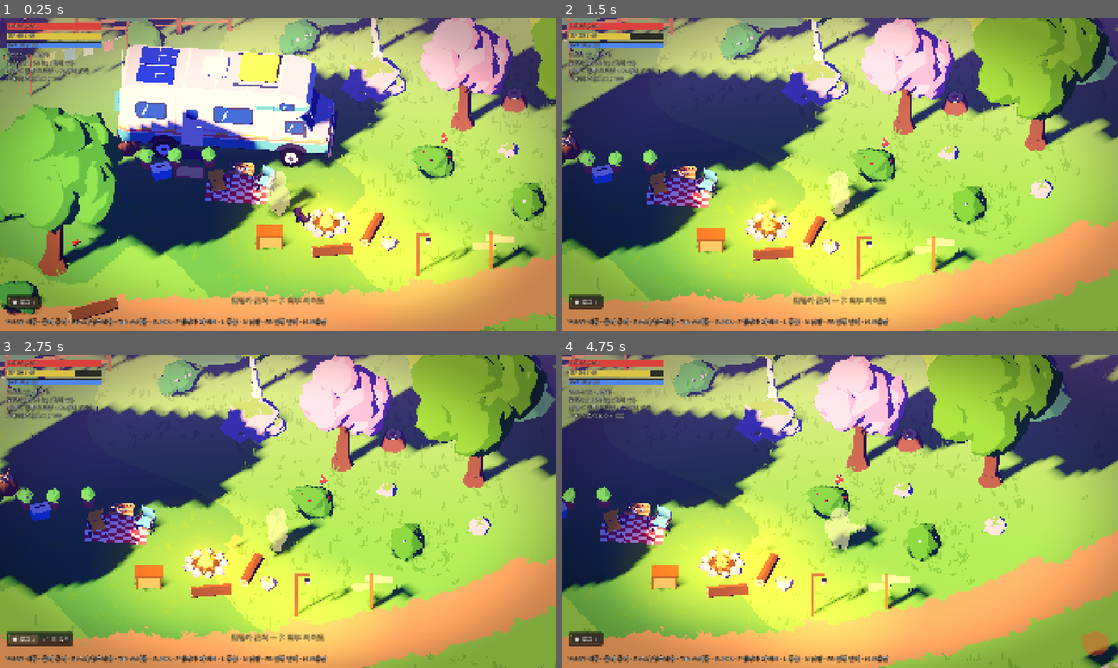
Above: before the commit, frames 1-4 (two rows, left to right).
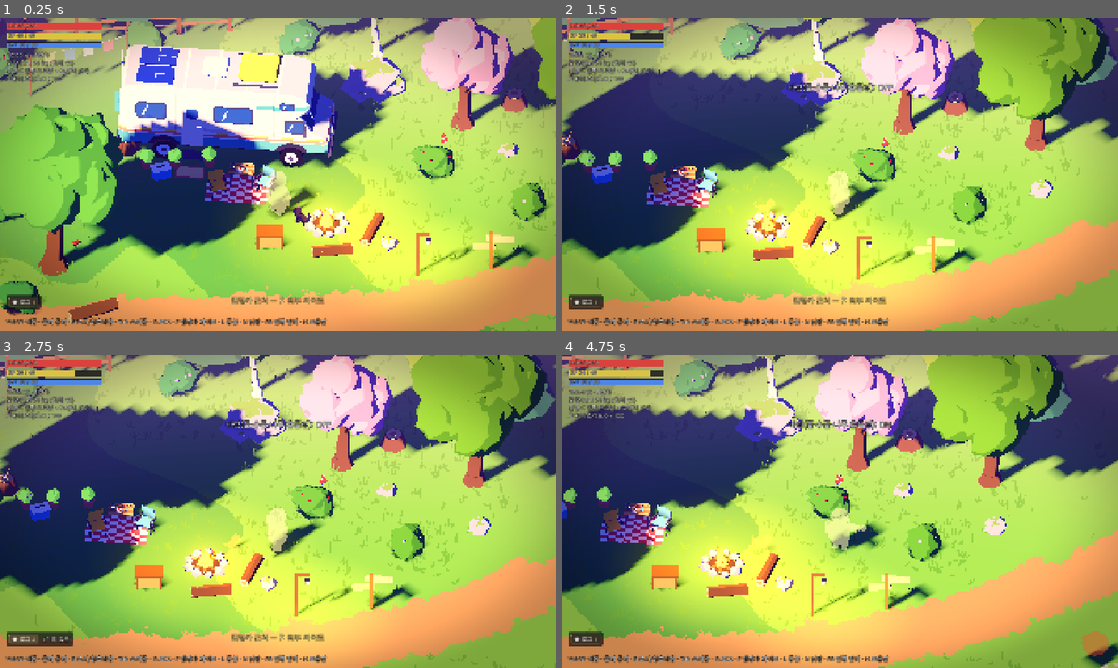
Above: after the commit, the same moments.

Repository: HomilBBANG/rg_Hilling_RPG
Game: Godot game, scene res://scenes/bootstrap.tscn
Two runs of this game, one before a commit and one after it. Both use one fixed random seed, a clock stepped at 60 frames per second and the inputs below.
Inputs (mouse positions are in pixels of both pictures, inside the frame that each line leads up to):
- Up to frame 1 (0.25 s): no input
- Up to frame 2 (1.5 s): move the mouse to (962, 158) at 0.52 s; hold D (move_right) 0.53-1.25 s; hold Shift (run) 0.53-1.25 s; click (962, 158) at 0.67 s; tap B (toggle_wind, bound only after the commit) at 0.8 s; drag from (728, 190) to (812, 237) at 1.27 s
- Up to frame 3 (2.75 s): click "◆ 로그 1" at 2 s
- Up to frame 4 (4.75 s): click "◆ 로그 2" at 2.75 s; click "◆ 로그 3" at 3.5 s; tap Enter at 4.25 s; move the mouse to (895, 442) at 4.27 s; hold D (move_right) from 4.28 s (still down); click (895, 442) at 4.35 s; tap B (toggle_wind, bound only after the commit) at 4.55 s

The runs differ from the first frame. In frame 1, 1.2% of the frame differs, in the area x 0-100%, y 0-96%; in frame 2, 0.4%; in frame 3, 0.4%; in frame 4, 1.8%, in the area x 0-98%, y 0-100%.

Commit message:
Gentle map-wide wind for grass, bushes and tree canopies
Slow gust waves travel across the map in one direction so neighbouring
plants lean together (no per-blade flicker once pixelated). Grass tips,
canopies and bushes sway about 1-1.5 texels; B toggles the wind.
Wind check tour saves raw frames for a flicker comparison.

Co-Authored-By: Claude Opus 5.5 <noreply@anthropic.com>
Claude-Session: https://claude.ai/code/session_01K53dp3QXZsLd6yNF78ES5J

Diff:
--- a/scripts/core/bootstrap.gd
+++ b/scripts/core/bootstrap.gd
@@ -164,6 +164,9 @@
 		_outline_user = not _outline_user
 		_configure_camera()
 		hud.toast("픽셀 외곽선: " + ("ON" if _outline_user else "OFF"))
+	elif event.is_action("toggle_wind"):
+		StylizedMaterials.set_wind(0.0 if StylizedMaterials.wind > 0.5 else 1.0)
+		hud.toast("바람(풀·수풀·나무 흔들림): " + ("ON" if StylizedMaterials.wind > 0.5 else "OFF"))
 	elif event.is_action("toggle_pipeline"):
 		render.toggle_pipeline()
 		hud.toast("파이프라인: " + render.pipeline_name())
@@ -245,6 +248,8 @@
 		_run_walk_tour()
 	elif tour == "p1":
 		_run_p1_tour()
+	elif tour == "wind":
+		_run_wind_check()
 	elif tour == "catfollow":
 		_run_cat_follow_check()
 	elif tour == "p1input":
@@ -1070,3 +1075,25 @@
 	print("[cat] steady walk: offset changes %d, back-and-forth %d (frames 60-175)" % [changes, backsteps])
 	print("[cat] frames %d, walk/sit flips %d, mean |dv| per frame %.3f m/s, final gap %.2f m" % [frames, flips, jerk / speeds.size(), cat.global_position.distance_to(p.global_position)])
 	get_tree().quit()
+
+
+## Wind check: raw low-res frames with the player idle at camp, wind on then off.
+## Run with --fixed-fps 30 so TIME advances evenly.
+func _run_wind_check() -> void:
+	_touring = true
+	hud.set_capture_mode(true, "")
+	Game.clock_running = false
+	Game.minute_of_day = 10.5 * 60.0
+	await wait_for_sprites()
+	# Away from the campfire (its flickering light changes many pixels every frame).
+	_place_player(Vector3(-13.0, 0, 8.5), PI * 0.8)
+	await _frames(10)
+	for mode in [["on", 1.0, 90], ["off", 0.0, 30]]:
+		StylizedMaterials.set_wind(mode[1])
+		for i in mode[2]:
+			await RenderingServer.frame_post_draw
+			render.viewport.get_texture().get_image().save_png(_capture_dir.path_join("%s_%03d.png" % [mode[0], i]))
+	StylizedMaterials.set_wind(1.0)
+	await _frames(2)
+	print("[wind] saved")
+	get_tree().quit()
--- a/scripts/core/game.gd
+++ b/scripts/core/game.gd
@@ -71,6 +71,7 @@
 	"preset_native": [KEY_4],
 	"cycle_camera_style": [KEY_V],
 	"toggle_outline": [KEY_O],
+	"toggle_wind": [KEY_B],
 	"toggle_sprites": [KEY_Z],
 	"toggle_fullscreen": [KEY_F11],
 	"toggle_pipeline": [KEY_M],
--- a/scripts/core/visual_hud.gd
+++ b/scripts/core/visual_hud.gd
@@ -27,7 +27,7 @@
 F  캠핑카 외부 라이트 (캠핑카 근처에서만)
 V  카메라 스타일 A(기존) → B(개선 탑다운) → C(디오라마) → D(데드셀풍)
 Z  스프라이트 파이프라인: 3D 모델→렌더→픽셀 스프라이트 ON/OFF
-O  픽셀 외곽선 ON/OFF (기본 ON)
+O  픽셀 외곽선 ON/OFF (기본 ON)     B  바람 ON/OFF (기본 ON)
 1/2/3/4  PXL-COARSE 320×180 / PXL-MID 480×270 / PXL-SOFT 640×360 / 3D-NATIVE
 M  픽셀화 파이프라인 전환 (M1 SubViewport 확대 ↔ M2 3D 스케일링 nearest)
 P  모드3: 팔레트 제한 + 디더링 후처리 ON/OFF
--- a/scripts/world/nature_props.gd
+++ b/scripts/world/nature_props.gd
@@ -65,6 +65,7 @@
 	## kind 0 = plain, 1 = flowering, 2 = berries
 	var root := Node3D.new()
 	var leaves := StylizedMaterials.foliage(Color(0.28, 0.54, 0.25), Color(0.58, 0.77, 0.32), Color(0.13, 0.33, 0.2), rng.randf_range(-1, 1))
+	leaves.set_shader_parameter("wind_strength", 0.025)  # low and stiff: less sway than canopies
 	var seed := rng.randi() % 1000
 	OrganicMesh.blob_instance(root, seed, Vector3(0, 0.38, 0), Vector3(0.65, 0.45, 0.6), leaves)
 	OrganicMesh.blob_instance(root, seed + 1, Vector3(0.45, 0.28, 0.15), Vector3(0.42, 0.32, 0.42), leaves)
--- a/scripts/world/stylized_materials.gd
+++ b/scripts/world/stylized_materials.gd
@@ -9,6 +9,7 @@
 static var _rock_cache := {}
 static var stylized := true
 static var detail := 1.0
+static var wind := 1.0
 
 
 static func _noise(seed: int, freq: float, size: int) -> NoiseTexture2D:
@@ -43,6 +44,7 @@
 	m.set_shader_parameter("noise_detail", noise_detail())
 	m.set_shader_parameter("stylized", 1.0 if stylized else 0.0)
 	m.set_shader_parameter("detail", detail)
+	m.set_shader_parameter("wind_scale", wind)
 	_registered.append(m)
 	return m
 
@@ -91,8 +93,17 @@
 			m.set_shader_parameter("detail", v)
 
 
+## Global gentle wind (grass, bushes, canopies): 1 = on, 0 = still.
+static func set_wind(v: float) -> void:
+	wind = v
+	for m in _registered:
+		if is_instance_valid(m):
+			m.set_shader_parameter("wind_scale", v)
+
+
 static func register(m: ShaderMaterial) -> void:
 	m.set_shader_parameter("detail", detail)
+	m.set_shader_parameter("wind_scale", wind)
 	_registered.append(m)
 
 
--- a/shaders/foliage_stylized.gdshader
+++ b/shaders/foliage_stylized.gdshader
@@ -6,6 +6,7 @@
 render_mode specular_disabled, shadows_disabled;
 
 #include "res://shaders/stylized_common.gdshaderinc"
+#include "res://shaders/wind.gdshaderinc"
 
 uniform sampler2D noise_detail : filter_linear, repeat_enable;
 uniform vec3 leaf_dark : source_color = vec3(0.16, 0.36, 0.22);
@@ -15,11 +16,18 @@
 uniform float fade : hint_range(0.0, 1.0) = 1.0;
 uniform float stylized = 1.0;
 uniform float detail = 1.0;
+// Canopy sway in metres at the top of a leaf blob (trees ~1.5 texels, bushes less).
+uniform float wind_strength = 0.045;
 
 varying vec3 wpos;
 varying vec3 wnormal;
 
 void vertex() {
+	// Whole blob drifts with the gust, its upper part a bit more (the trunk stays put).
+	vec3 origin = (MODEL_MATRIX * vec4(0.0, 0.0, 0.0, 1.0)).xyz;
+	float lean = clamp(0.55 + VERTEX.y * 0.35, 0.2, 1.0);
+	vec2 w = wind_offset(origin, TIME) * wind_strength * lean;
+	VERTEX += inverse(mat3(MODEL_MATRIX)) * vec3(w.x, 0.0, w.y);
 	wpos = (MODEL_MATRIX * vec4(VERTEX, 1.0)).xyz;
 	wnormal = normalize((MODEL_MATRIX * vec4(NORMAL, 0.0)).xyz);
 }
--- a/shaders/grass_blades.gdshader
+++ b/shaders/grass_blades.gdshader
@@ -1,26 +1,27 @@
 shader_type spatial;
 // MultiMesh grass tufts and flowers. Lit like the ground (up normal) so they blend in,
-// gentle wind sway, roughness 1.0 so the outline pass ignores them.
+// gentle shared wind sway (wind.gdshaderinc), roughness 1.0 so the outline pass ignores them.
 render_mode specular_disabled, cull_disabled;
 
 #include "res://shaders/cel_light.gdshaderinc"
+#include "res://shaders/wind.gdshaderinc"
 
 uniform vec3 root_color : source_color = vec3(0.34, 0.56, 0.26);
 uniform vec3 tip_color : source_color = vec3(0.58, 0.76, 0.33);
-uniform float wind_strength = 0.05;
+uniform float wind_strength = 0.045;  // tip offset in metres (~1.5 texels at the default zoom)
 uniform bool is_flower = false;
 uniform float detail = 1.0;
-// Flat look: tufts in one colour just a bit darker than the grass ground (no wind).
+// Flat look: tufts in one colour just a bit darker than the grass ground.
 uniform vec3 line_color : source_color = vec3(0.33, 0.53, 0.23);  // ~12% darker than the grass ground
 
 varying float tint;
 
 void vertex() {
 	vec3 world = (MODEL_MATRIX * vec4(0.0, 0.0, 0.0, 1.0)).xyz;
-	float sway = sin(TIME * 1.7 + world.x * 0.45 + world.z * 0.32) + 0.4 * sin(TIME * 2.9 + world.z);
-	// No sway in the flat look: moving 1-texel blades flicker once pixelated.
-	VERTEX.x += sway * wind_strength * UV.y * detail;
-	VERTEX.z += sway * wind_strength * 0.5 * UV.y * detail;
+	// Only the tips move; the whole tuft leans with the passing gust (instance transform is
+	// rotated, so convert the world offset into the tuft's local space).
+	vec2 w = wind_offset(world, TIME) * wind_strength * UV.y;
+	VERTEX += (inverse(mat3(MODEL_MATRIX)) * vec3(w.x, 0.0, w.y));
 	NORMAL = vec3(0.0, 1.0, 0.0);
 	tint = UV.y;
 }
Not shown, added: shaders/wind.gdshaderinc
Not shown, changed: README.md
Not shown, changed: notes/IMPLEMENTATION_ASSUMPTIONS.md
